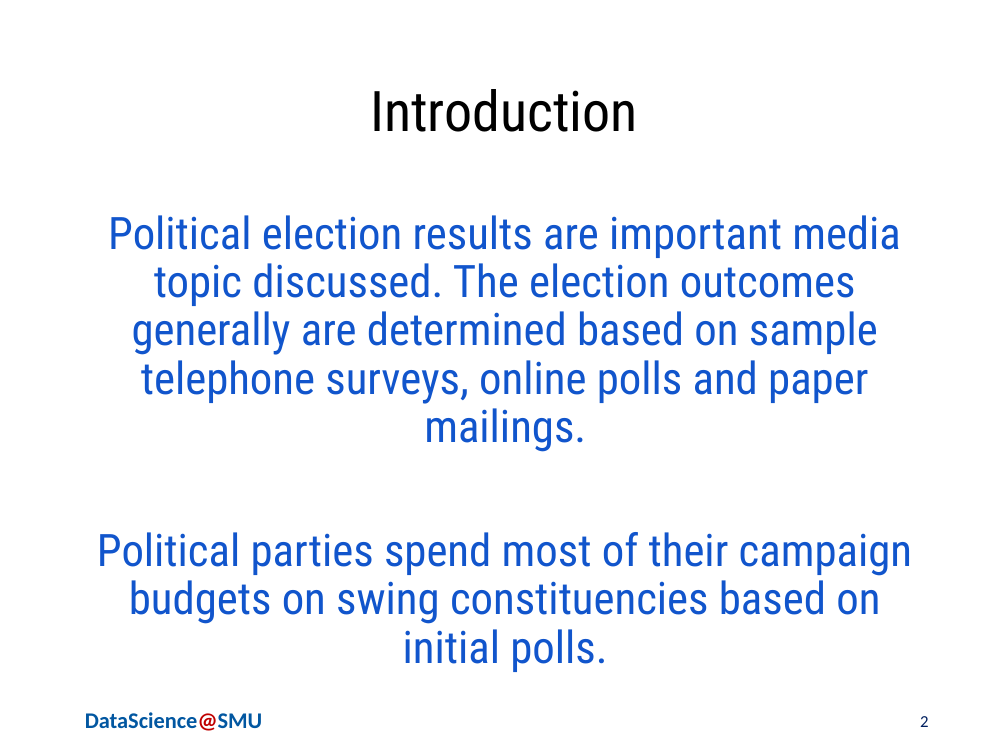
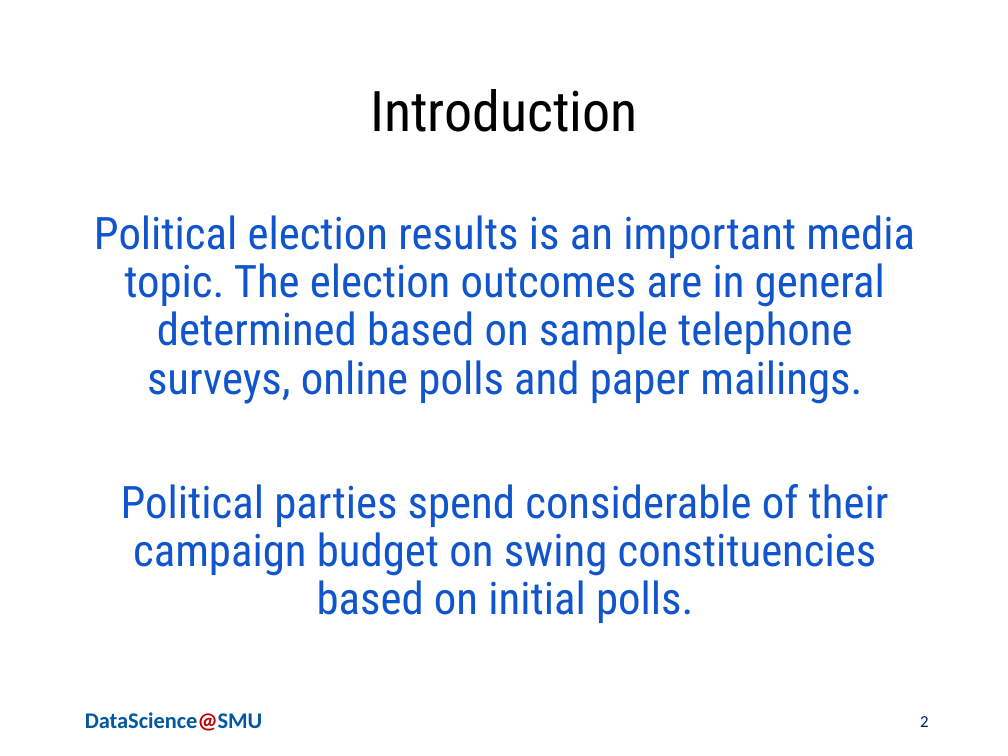
Before and after one commit to ChiruGit/Capstone, a slide deck: slide 2 of PoliticalProfiling-NLP+FeatureEngg-MSDSSMU-Fall2018.pptx. Drawn at 1008x756 pixels with LibreOffice and Linux fonts; fonts in the diff are those of the drawing; background and template pictures are left out. Boxes give left, top, right and bottom in pixels: in the first picture for what was removed or moved away, otherwise in the second. Text is boxed around its words. In the diff, an @@ line names an element or a change of style, - is before the commit and + after.

```diff
--- a/PoliticalProfiling-NLP+FeatureEngg-MSDSSMU-Fall2018.pptx
+++ b/PoliticalProfiling-NLP+FeatureEngg-MSDSSMU-Fall2018.pptx
@@ text at <box>94,215,915,623</box>: text changed @@
-Political election results are important media topic discussed. The election outcomes generally are determined based on sample telephone surveys, online polls and paper mailings.
-Political parties spend most of their campaign budgets on swing constituencies based on initial polls.
+Political election results is an important media topic. The election outcomes are in general determined based on sample telephone surveys, online polls and paper mailings.
+Political parties spend considerable of their campaign budget on swing constituencies based on initial polls.
```
Also in this commit, not shown: 6 other slides changed, 1 slide added, 1 slide removed.
